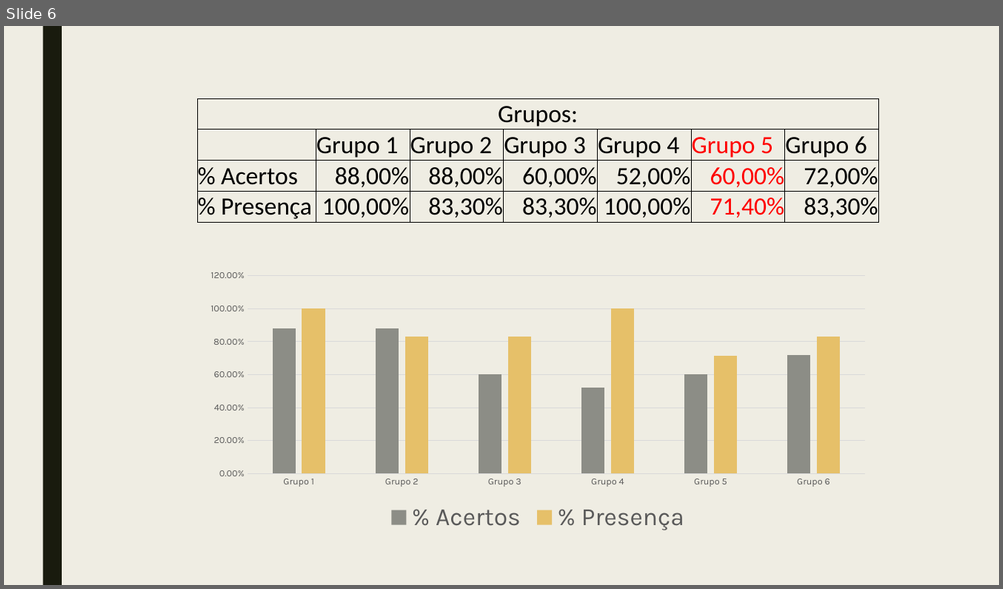
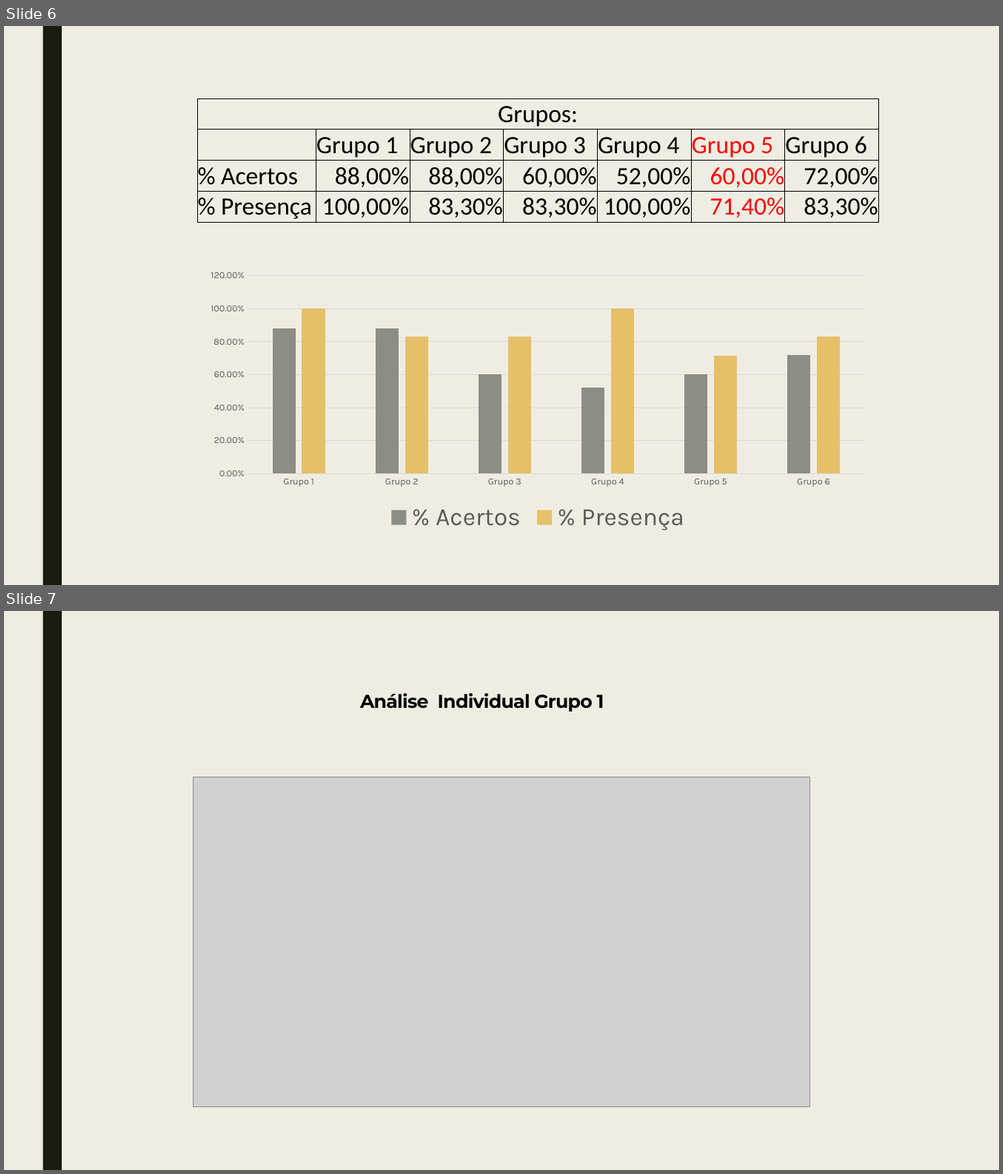
Before and after one commit to Time-Cinco/Avalia-o-1-e-2-, a slide deck: Apresentação time cinco.pptx. Shown one above the other, each under a label of ours: slide 6 before the commit, slides 6 and 7 after it. The pictures are 1003x589 and 1003x1174 pixels, drawn with LibreOffice and Linux fonts; fonts in the diff are those of the drawing; grey boxes stand for pictures. Boxes give left, top, right and bottom in pixels: in the first picture for what was removed or moved away, otherwise in the second. Text is boxed around its words. In the diff, an @@ line names an element or a change of style, - is before the commit and + after.

```diff
--- a/Apresentação time cinco.pptx
+++ b/Apresentação time cinco.pptx
@@ slide 7 added at (4,611,999,1170), background #EFEDE3; not listed: 1 template element that a slide beside it also shows @@
@@ text added at (360,693,604,712), 18 pt, text #000000, bold @@
+Análise Individual Grupo 1
@@ picture added at (193,777,809,1107) @@
```
Also in this commit, not shown: 4 other slides added, 1 slide removed.
